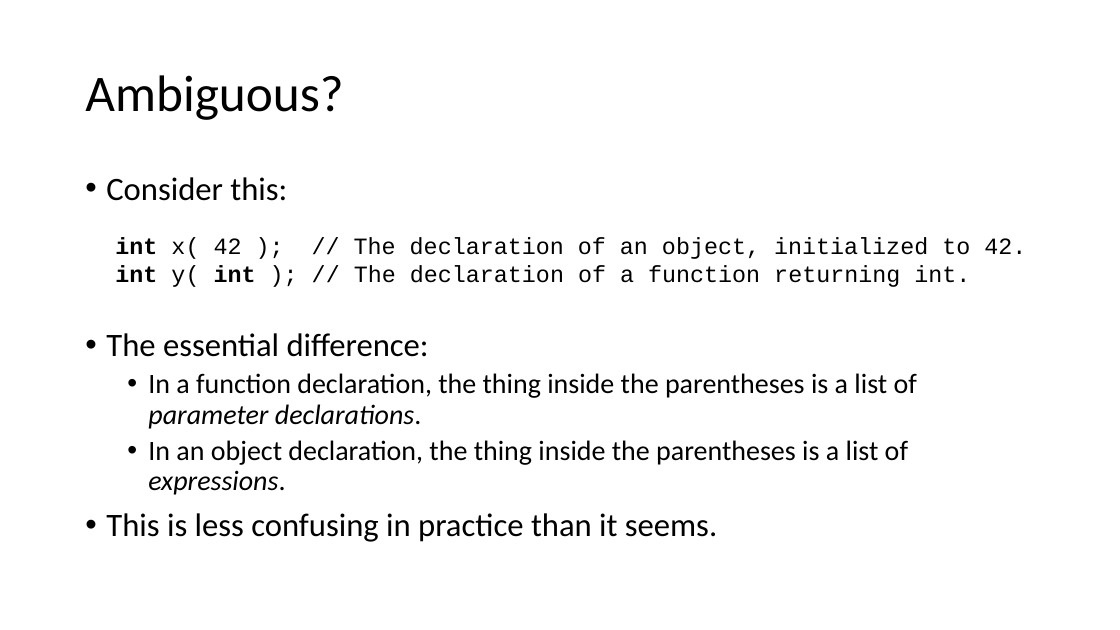
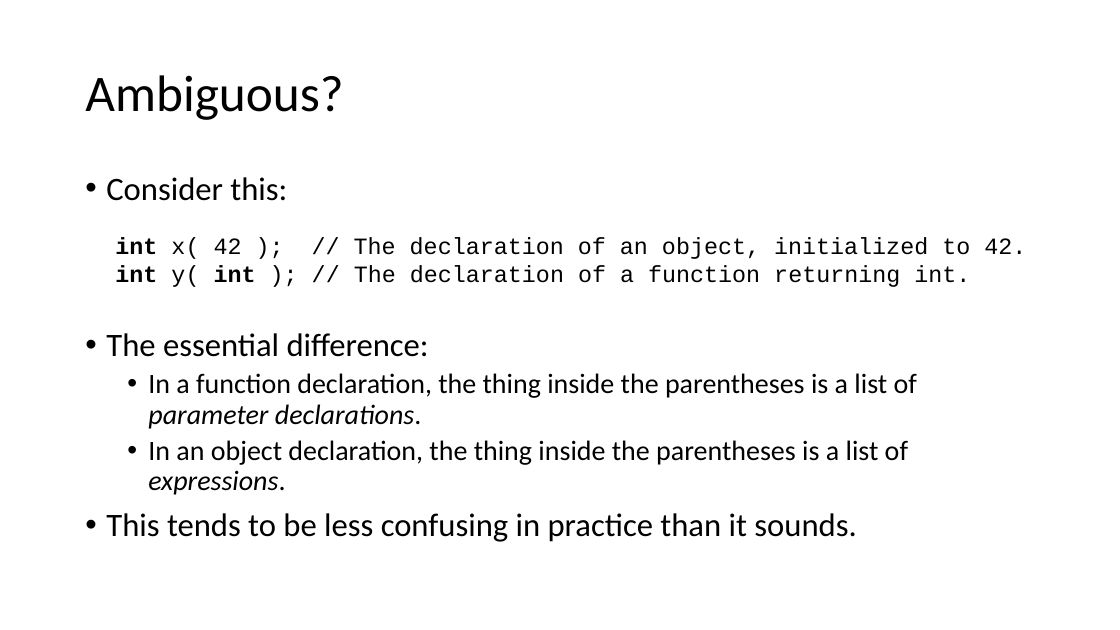
Before and after one commit to pchapin/cpp, a slide deck: slide 10 of Presentations/Initialization.pptx. Drawn at 1120x630 pixels with LibreOffice and Linux fonts; fonts in the diff are those of the drawing. Boxes give left, top, right and bottom in pixels: in the first picture for what was removed or moved away, otherwise in the second. Text is boxed around its words. In the diff, an @@ line names an element or a change of style, - is before the commit and + after.

```diff
--- a/Presentations/Initialization.pptx
+++ b/Presentations/Initialization.pptx
@@ text at (x1=106, y1=513, x2=856, y2=542): text changed @@
-• This is less confusing in practice than it seems.
+• This tends to be less confusing in practice than it sounds.
```
Also in this commit, not shown: 6 other slides changed, 1 slide added.
